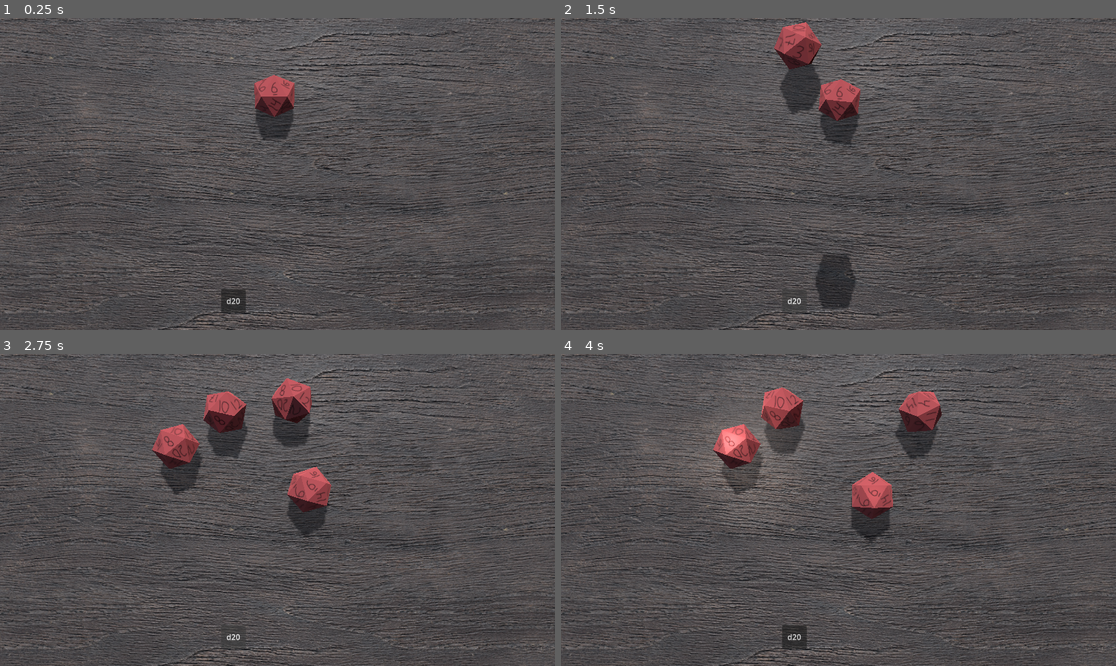
Above: before the commit, frames 1-4 (two rows, left to right).
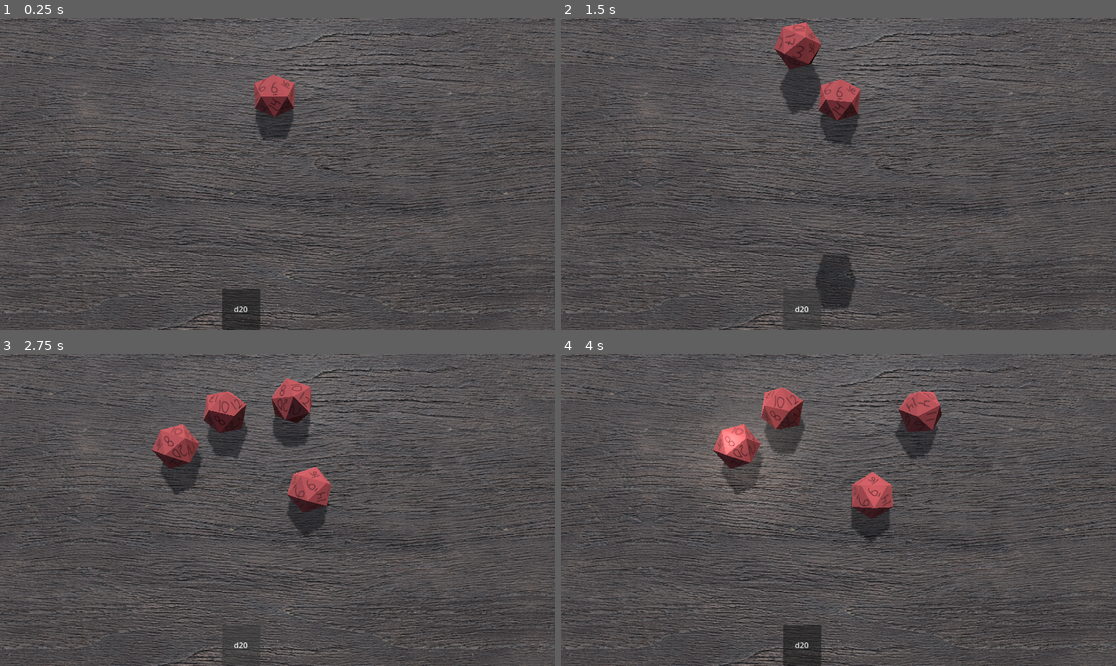
Above: after the commit, the same moments.

Repository: permahorse/diceroller
Game: Godot game, scene res://table.tscn
The game is run twice, just before and just after one commit, with the same random seed, the same clock (stepped at 60 frames per second) and the same inputs.
Inputs (mouse positions are in pixels of both pictures, inside the frame that each line leads up to):
- Up to frame 1 (0.25 s): no input
- Up to frame 2 (1.5 s): click "d20" at 0.5 s; click "d20" at 1.25 s
- Up to frame 3 (2.75 s): click "d20" at 2 s
- Up to frame 4 (4 s): move the mouse to (960, 494) at 2.77 s; click (960, 494) at 2.92 s; drag from (727, 525) to (810, 572) at 3.52 s

The runs differ from the first frame. In frame 1, 0.5% of the frame differs, in the area x 39-47%, y 86-100%; in frame 2, 0.2%; in frame 3, 0.2%; in frame 4, 0.5%.

Commit message:
fix button anchor

Diff:
--- a/table.tscn
+++ b/table.tscn
@@ -101,21 +101,20 @@
 
 [node name="Control" type="Control" parent="." unique_id=955441391]
 layout_mode = 3
-anchors_preset = 5
-anchor_left = 0.5
-anchor_right = 0.5
-offset_left = -576.0
-offset_right = -536.0
-offset_bottom = 40.0
+anchor_left = 0.4
+anchor_top = 0.869
+anchor_right = 0.6
+anchor_bottom = 1.0
 grow_horizontal = 2
+grow_vertical = 0
+size_flags_vertical = 8
 
 [node name="Button" type="Button" parent="Control" unique_id=1443495781]
 layout_mode = 1
 anchors_preset = -1
-offset_left = 459.0
-offset_top = 563.0
-offset_right = 510.0
-offset_bottom = 612.0
+anchor_right = 0.344
+anchor_bottom = 1.0
+offset_right = -0.057617188
 text = "d20
 "
 
